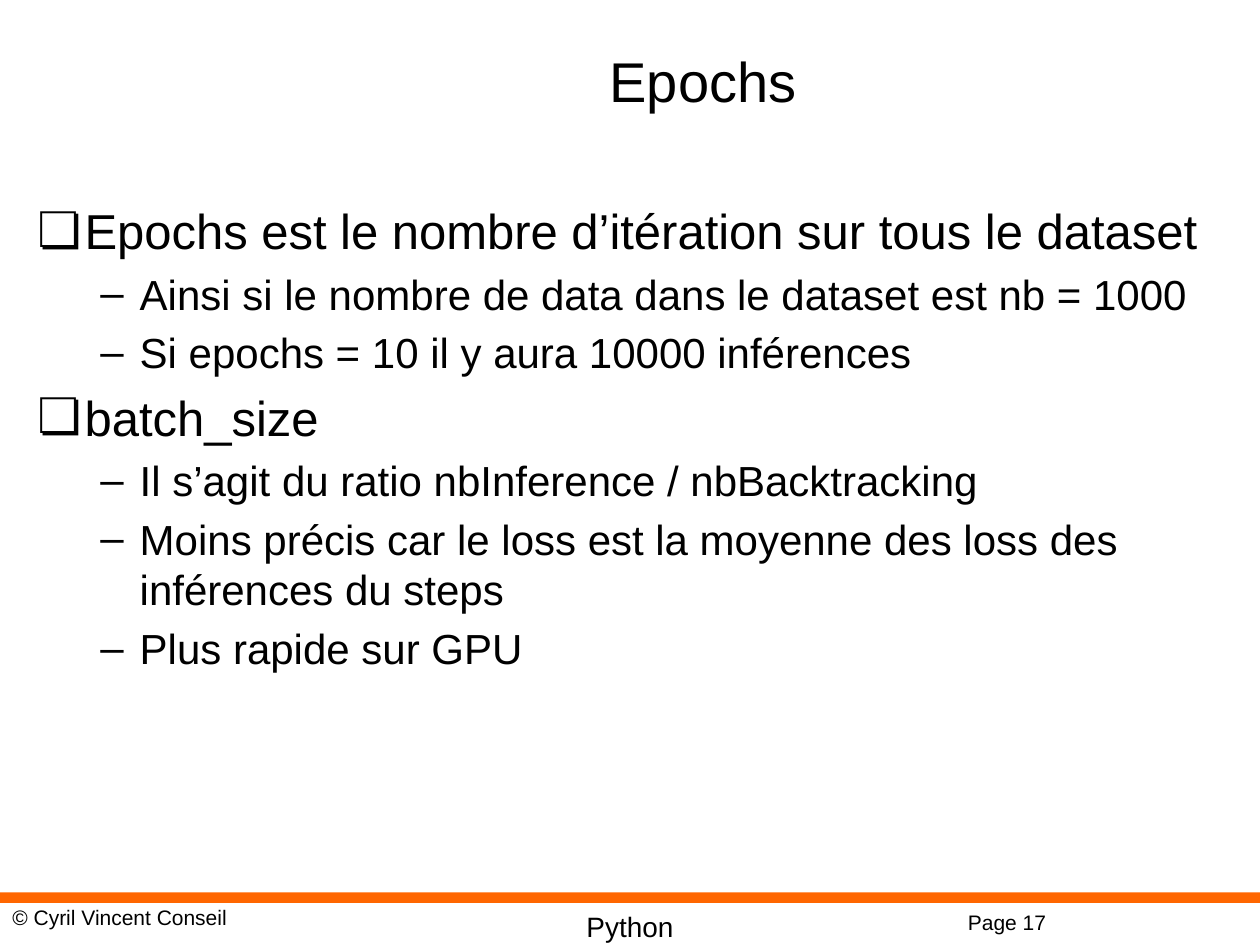
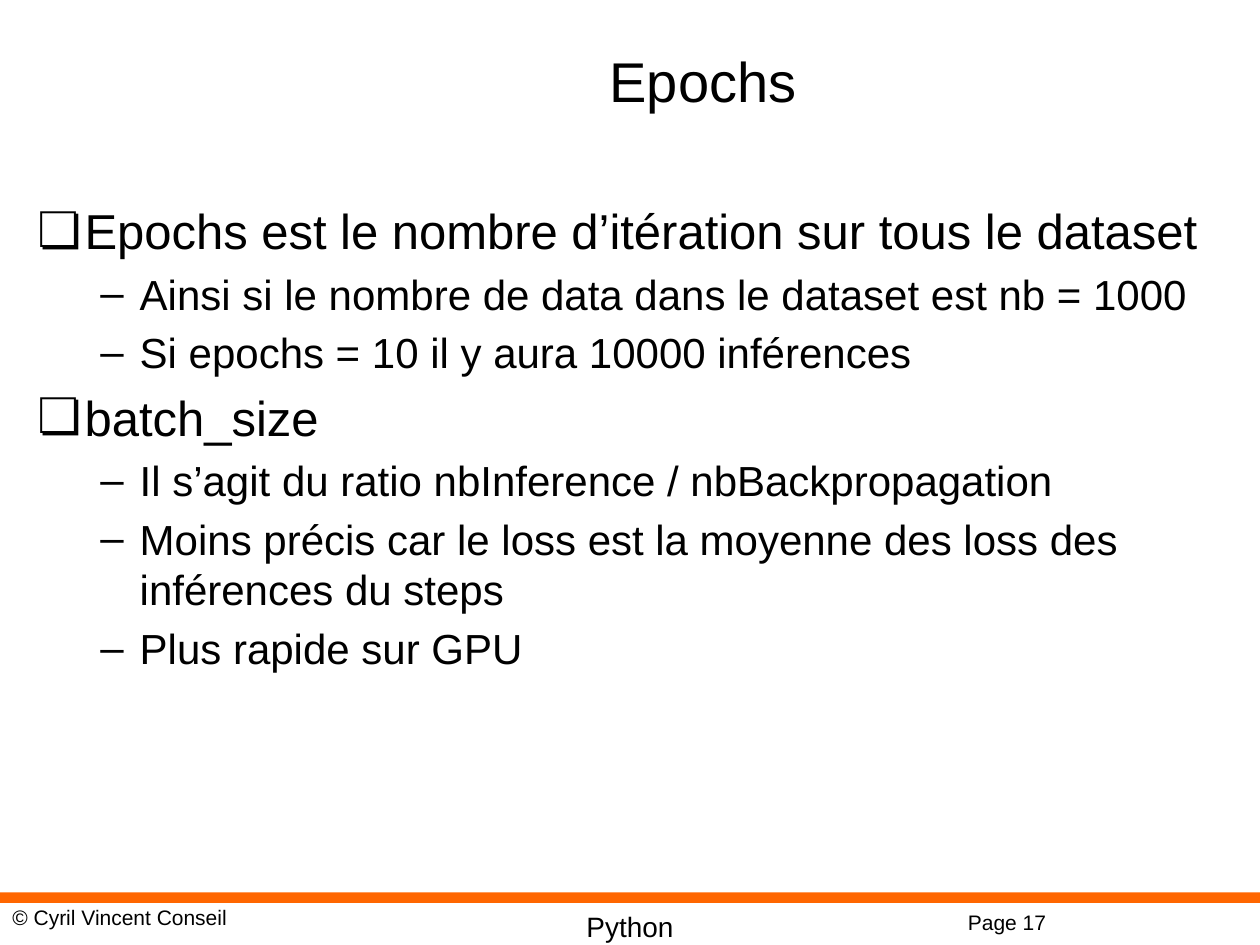
Before and after one commit to cyrilvincent/ML, a slide deck: slide 17 of PPT/DeepLearning09-Keras.pptx. Drawn at 1260x945 pixels with LibreOffice and Linux fonts; fonts in the diff are those of the drawing; background and template pictures are left out. Boxes give left, top, right and bottom in pixels: in the first picture for what was removed or moved away, otherwise in the second. Text is boxed around its words. In the diff, an @@ line names an element or a change of style, - is before the commit and + after.

```diff
--- a/PPT/DeepLearning09-Keras.pptx
+++ b/PPT/DeepLearning09-Keras.pptx
@@ text at bbox=[140, 465, 1052, 504]: text changed @@
-  – Il s’agit du ratio nbInference / nbBacktracking
+  – Il s’agit du ratio nbInference / nbBackpropagation
```
Also in this commit, not shown: 4 other files.
